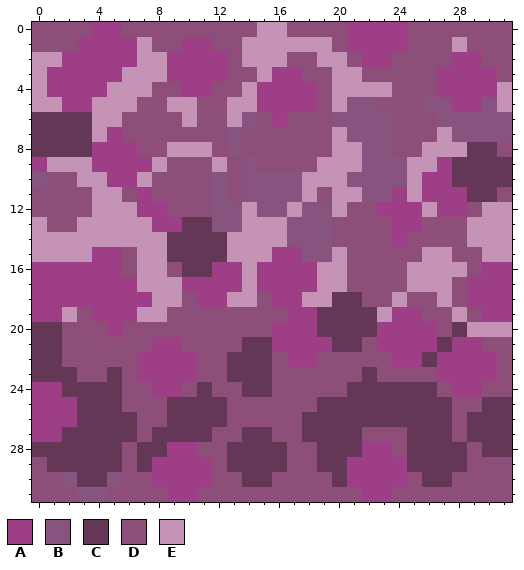
Two states of a pixel-art sprite, src/main/resources/assets/background.png. The picture above is the old version.
The file is 32x32 pixels. Colours within 5 levels of each other are drawn and written as one.
Palette (. is transparent): A #9d3e86  B #875480  C #643756  D #8d4e7a  E #c493b5
And afterwards:
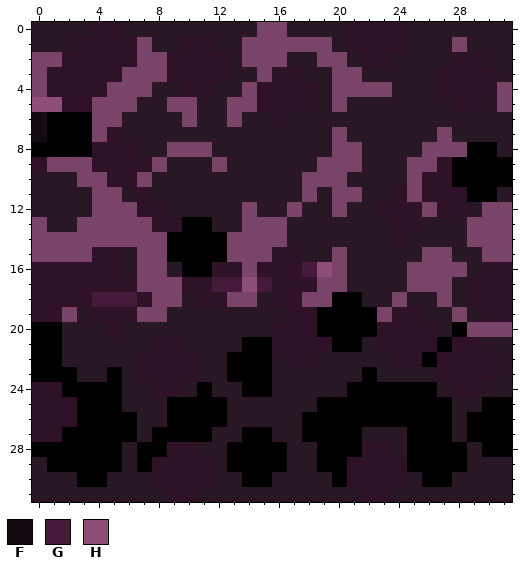
Colours new in this view: F #140b12  G #451a3a  H #8d4e7a
Diff:
@@ palette @@
-A #9d3e86
+A #2f1227
-C #643756
+C #000000
-D #8d4e7a
+D #291725
-E #c493b5
+E #7a4369
@@ x 0..31 @@
  4 EAAAAEEEDDAADDEAAAADEEEEDDDAAAAE
- 5 EEAAEEEDDEEDDEEAAAADEBBDDDBBAABE
- 6 CCCCEEDDDDEDDEBDADDDBBBBDDDBBBBB
- 7 CCCCEADDDDDDDBDDDDDDEBBBDDDEBBBB
- 8 CCCCAAADDEEEDBDDDDDDEEBBDDEEECCD
- 9 AEEEAAAAEDDDEDBDDDDEEEBBBEEACCCC
-10 BDDEEAAEDDDDBDBBBBEEEBBBBEAACCCC
-11 DDDDEEDADDDDBDBBBBEDEEBBAEAAACCD
-12 DDDDEEEAADDDBBEBBEBBEDDAAAEAADEE
-13 EDDEEEEEAACCBBEEEBBBDDDDAADDDEEE
-14 EEEEEEEEECCCCEEEEBBBDDDDADDDDEEE
-15 EEEEAADEECCCCEEEAABBEDDDDDEEDDEE
-16 AAAAAADEEDCCAAEAAAAEEDDDDEEEEDAA
-17 AAAAAAAEEEAAAAEAAAAEEDDDDEEEDAAA
-18 AAAAAAAAEEDAAEEDAAEECCDDEDDEDAAA
+ 5 HHAAEEEDDEEDDEEAAAADEDDDDDDDAADE
+ 6 FCCCEEDDDDEDDEDDADDDDDDDDDDDDDDD
+ 7 FCCCEADDDDDDDDDDDDDDEDDDDDDEDDDD
+ 8 CCCCAAADDEEEDDDDDDDDEEDDDDEEECCD
+ 9 AEEEAAAAEDDDEDDDDDDEEEDDDEEACCCC
+10 DDDEEAAEDDDDDDDDDDEEEDDDDEAACCCC
+11 DDDDEEDADDDDDDDDDDEDEEDDAEAAACCD
+12 DDDDEEEAADDDDDEDDEDDEDDAAAEAADEE
+13 EDDEEEEEAACCDDEEEDDDDDDDAADDDEEE
+14 EEEEEEEEECCCCEEEEDDDDDDDADDDDEEE
+15 EEEEAADEECCCCEEEAADDEDDDDDEEDDEE
+16 AAAAAADEEDCCAAEAAAGHEDDDDEEEEDAA
+17 AAAAAAAEEEAAGGHGAAAEEDDDDEEEDAAA
+18 AAAAGGGAEEDAAEEDAAEECCDDEDDEDAAA
 19 AAEDAAAEEDDDDDDDDAACCCCEAADDEDAA
@@ x 0..7 @@
 29 DCCCCCDC
-30 DDBCCBDD
-31 DDDBBDDD
+30 DDDCCDDD
+31 DDDDDDDD
Where, in picture pixels (left, top, right, bottom), the same in both pictures:
changed: (32, 22, 512, 502)
